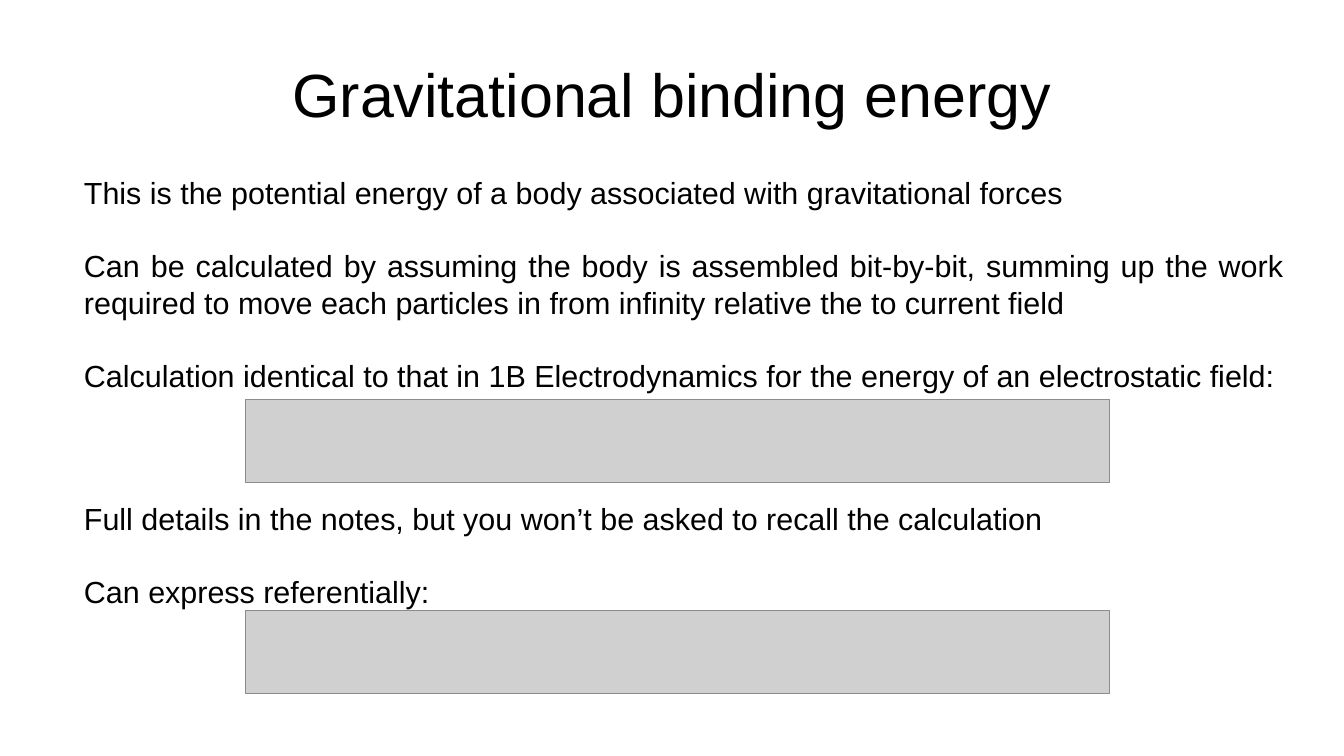
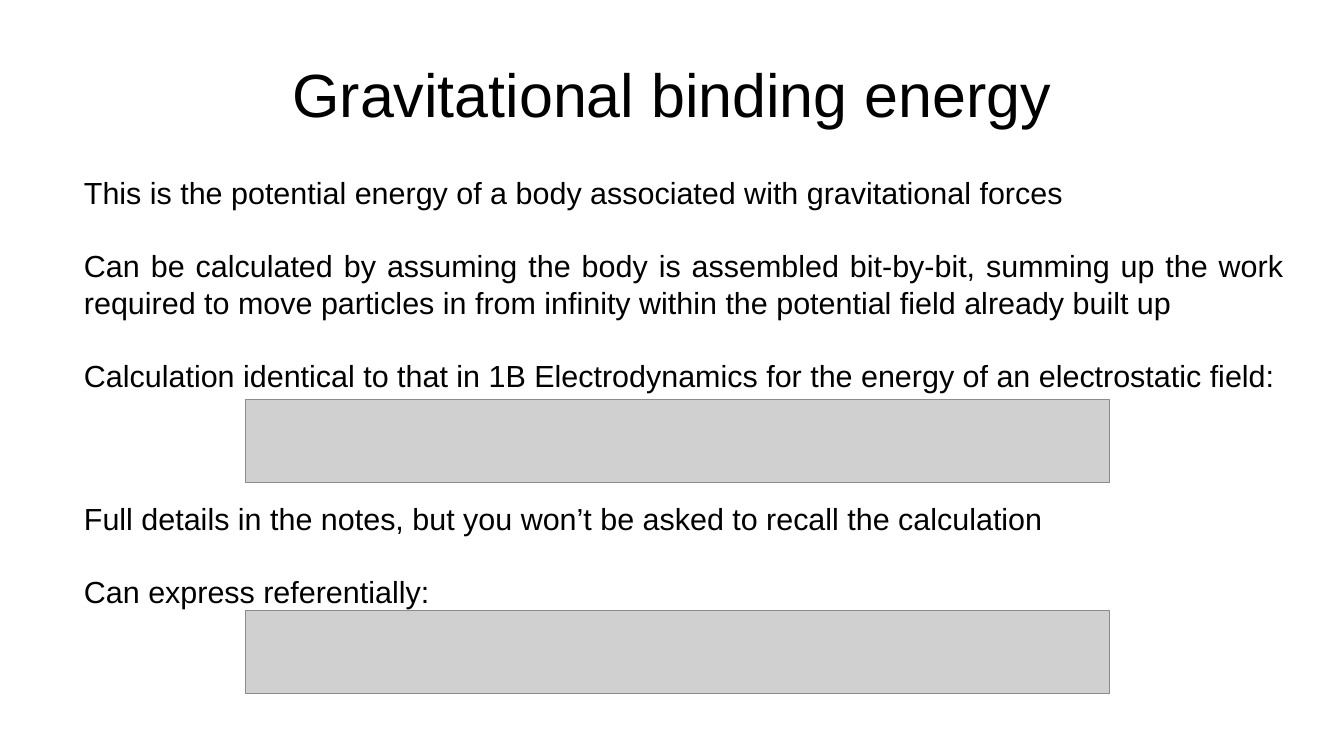
Before and after one commit to da380/PEPLectures, a slide deck: slide 8 of slides/slides9.odp (slide 7 before the commit). Drawn at 1344x756 pixels with LibreOffice and Linux fonts; fonts in the diff are those of the drawing; grey boxes stand for pictures. Boxes give left, top, right and bottom in pixels: in the first picture for what was removed or moved away, otherwise in the second. Text is boxed around its words. In the diff, an @@ line names an element or a change of style, - is before the commit and + after.

Commit message:
slides for lecture 10 done

```diff
--- a/slides/slides9.odp
+++ b/slides/slides9.odp
@@ text at [84, 255, 1283, 320]: text changed @@
-Can be calculated by assuming the body is assembled bit-by-bit, summing up the work required to move each particles in from infinity relative the to current field
+Can be calculated by assuming the body is assembled bit-by-bit, summing up the work required to move particles in from infinity within the potential field already built up
```
Also in this commit, not shown: 2 other slides changed, 1 slide added, 15 other files.
